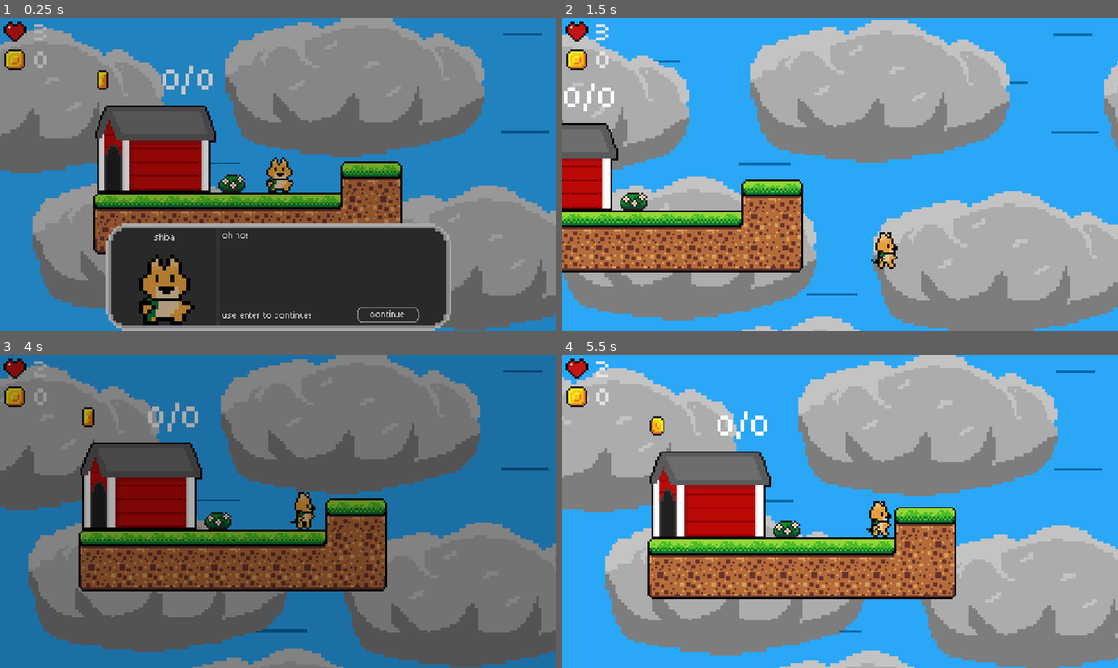
Above: before the commit, frames 1-4 (two rows, left to right).
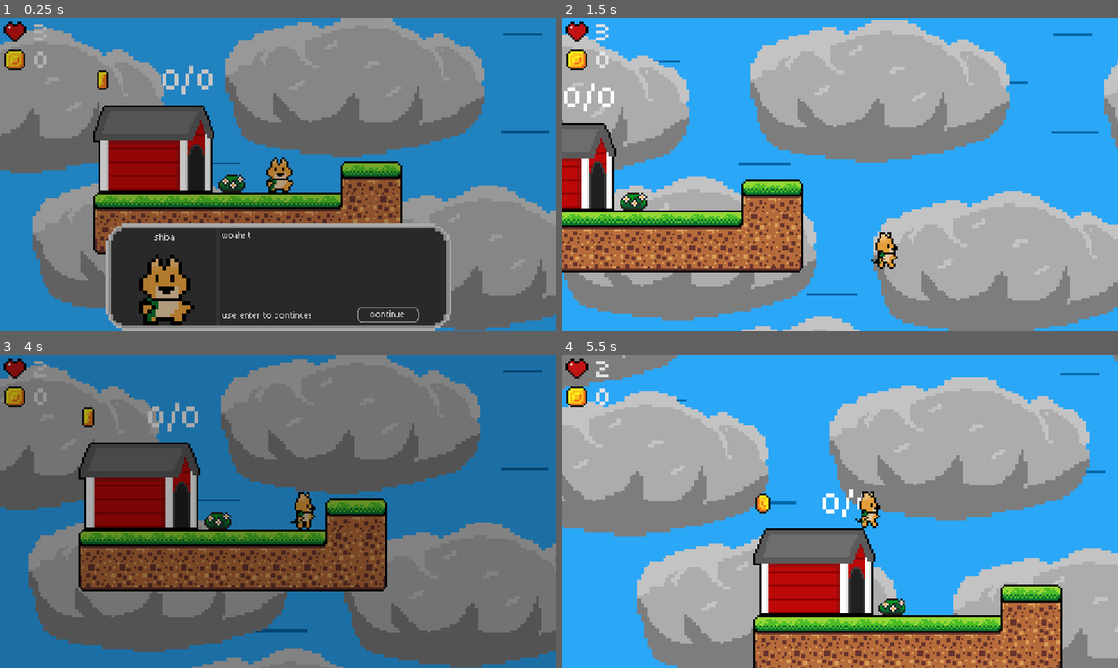
Above: after the commit, the same moments.

Repository: RafaeloxMC/shiba
Game: Godot game, scene res://scenes/levels/level_2.tscn
Two runs of this game, one before a commit and one after it. Both use one fixed random seed, a clock stepped at 60 frames per second and the inputs below. This scene is started directly instead of the project's main scene.
Inputs:
- Up to frame 1 (0.25 s): no input
- Up to frame 2 (1.5 s): tap Enter (next) at 0.5, 0.6, 1.35 s; hold Right (move_right) from 0.53 s (still down); tap Space (jump) at 0.77 s
- Up to frame 3 (4 s): tap Space (jump) at 1.52, 3.02, 3.77 s; release Right (move_right) at 2.03 s; hold Left (move_left) 2.03-2.78 s; tap Enter (next) at 2.1, 2.85, 3.6 s; hold Right (move_right) from 2.78 s (still down)
- Up to frame 4 (5.5 s): release Right (move_right) at 4.28 s; hold Left (move_left) 4.28-5.03 s; tap Enter (next) at 4.35, 5.1 s; tap Space (jump) at 4.52 s; hold Right (move_right) from 5.03 s (still down)

The runs differ from the first frame. In frame 1, 2.2% of the frame differs, in the area x 16-45%, y 28-71%; in frame 2, 1.1%; in frame 3, 1.9%; in frame 4, 56%, in the area x 0-100%, y 0-100%.

Commit message:
Flip dog house direction in level_2

Diff:
--- a/scenes/levels/level_2.tscn
+++ b/scenes/levels/level_2.tscn
@@ -321,13 +321,24 @@
 
 [node name="Dog Food" type="Node" parent="."]
 
-[node name="DialogTrigger" parent="." instance=ExtResource("15_wwjag")]
-position = Vector2(160, -112)
-scale = Vector2(1.6, 1)
-text = "Oh no! A squirrel! I've heared those are very dangerous!"
-author = "Shiba"
-sprite_frames = ExtResource("16_rvwo1")
-
 [node name="Dog House" parent="." instance=ExtResource("17_yxkvy")]
 position = Vector2(-64, -32)
 entry = true
+
+[node name="HouseBG" parent="Dog House" index="0"]
+scale = Vector2(-1, 1)
+
+[node name="CollisionShape2D" parent="Dog House" index="2"]
+position = Vector2(-29, -51)
+
+[node name="Area2D" parent="Dog House" index="4"]
+position = Vector2(-29, 0)
+
+[node name="DialogTrigger" parent="." instance=ExtResource("15_wwjag")]
+position = Vector2(0, -11)
+scale = Vector2(3.17426, 1.08355)
+text = "Woah! This dog house is like a... teleporter! I thought this only exists in movies! And somehow I always wake up here when I get hurt..."
+author = "Shiba"
+sprite_frames = ExtResource("16_rvwo1")
+
+[editable path="Dog House"]
--- a/scripts/dog_house.gd
+++ b/scripts/dog_house.gd
@@ -11,8 +11,6 @@
 	GameManager.coin_pickup.connect(pickup)
 	goal_coins = get_tree().current_scene.get_node("Coins").get_child_count()
 
-	print(get_tree().current_scene.get_children())
-
 	label.text = str(GameManager.coins_collected_in_current_scene) + "/" + str(goal_coins)
 
 func _on_area_2d_body_entered(body: Node2D) -> void:
